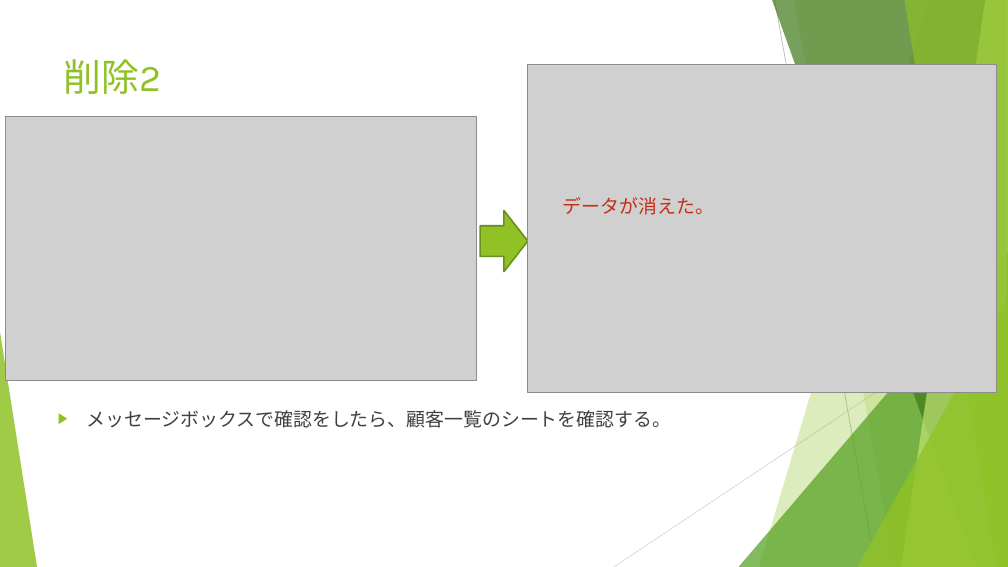
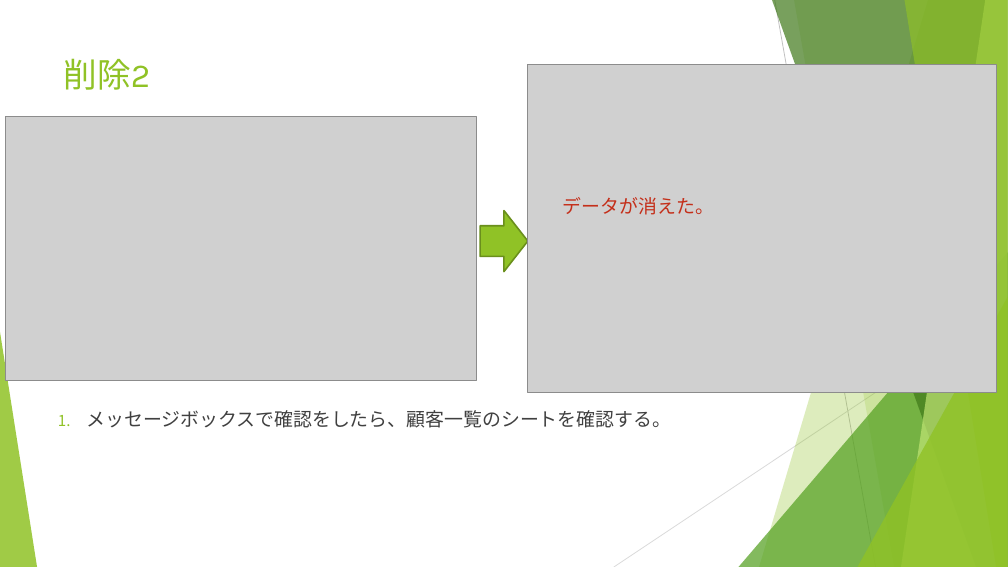
Before and after one commit to kouki1311/VBAcustomer, a slide deck: slide 11 of 顧客管理マニュアル.pptx. Drawn at 1008x567 pixels with LibreOffice and Linux fonts; fonts in the diff are those of the drawing; grey boxes stand for pictures. Boxes give left, top, right and bottom in pixels: in the first picture for what was removed or moved away, otherwise in the second. Text is boxed around its words. In the diff, an @@ line names an element or a change of style, - is before the commit and + after.

```diff
--- a/顧客管理マニュアル.pptx
+++ b/顧客管理マニュアル.pptx
@@ title "削除2" at (64,58,151,90): size 36 to 32 pt @@
@@ text "メッセージボックスで確認をしたら、顧客一覧のシートを確認する。" at (86,410,671,428): bullet ▶ to 1. @@
```
Also in this commit, not shown: 9 other slides changed.
